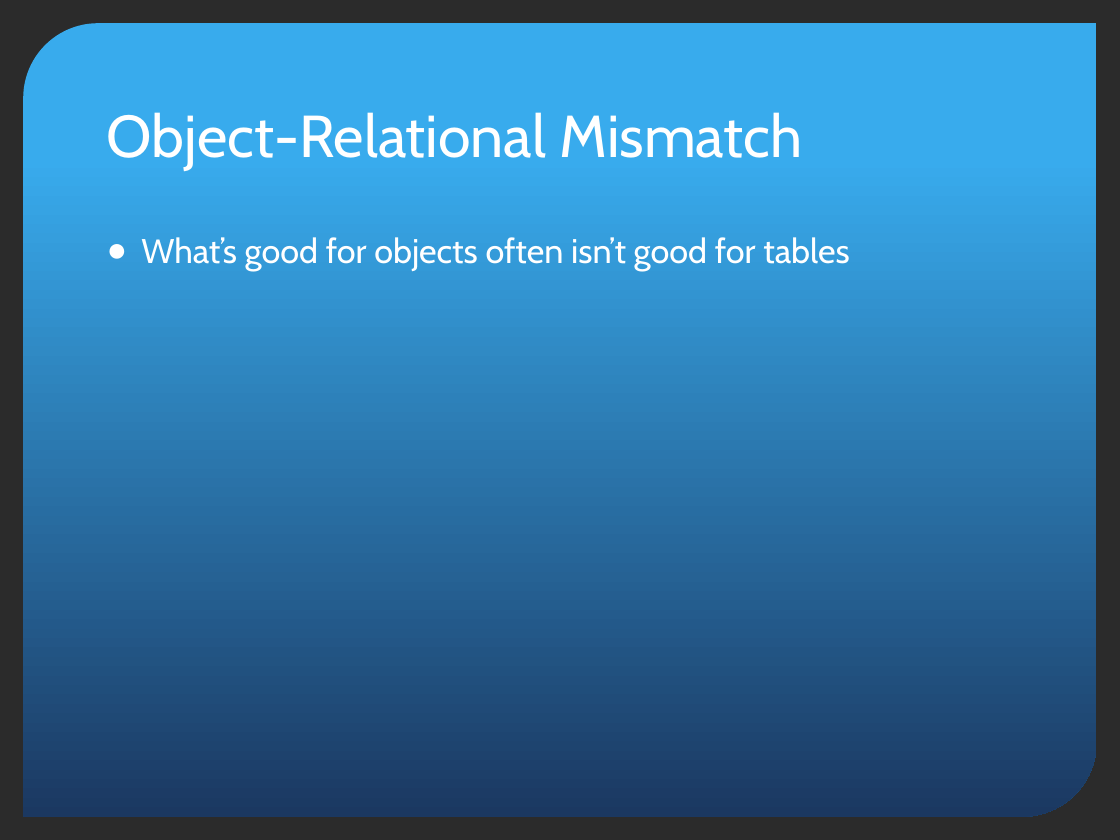
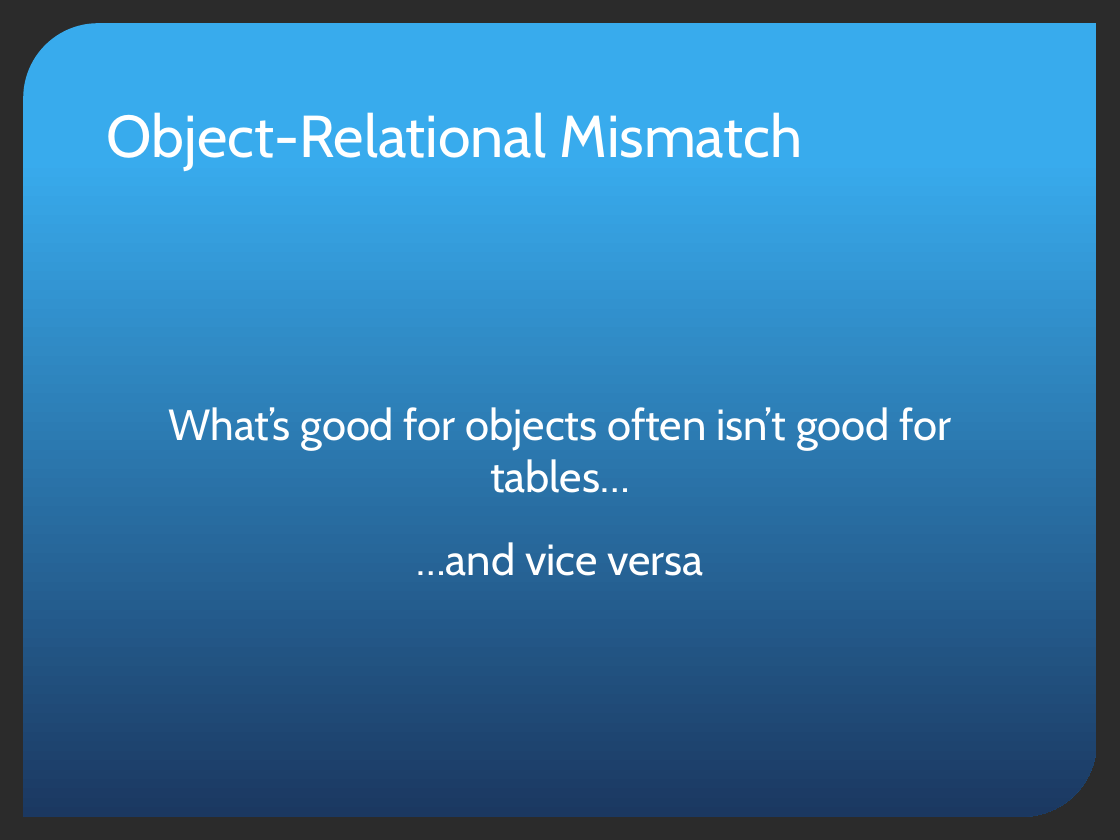
Before and after one commit to ekepes/Presentations, a slide deck: slide 2 of MicroORMs/MicroORMs - Keeping Your DBA Happy.pptx. Drawn at 1120x840 pixels with LibreOffice and Linux fonts; fonts in the diff are those of the drawing; background and template pictures are left out; a plain dark background stands for a picture behind light text. Boxes give left, top, right and bottom in pixels: in the first picture for what was removed or moved away, otherwise in the second. Text is boxed around its words. In the diff, an @@ line names an element or a change of style, - is before the commit and + after.

```diff
--- a/MicroORMs/MicroORMs - Keeping Your DBA Happy.pptx
+++ b/MicroORMs/MicroORMs - Keeping Your DBA Happy.pptx
@@ text at [169,407,952,576]: text changed; size 22 to 28 pt @@
-● What’s good for objects often isn’t good for tables
+What’s good for objects often isn’t good for tables…
+…and vice versa
```
Also in this commit, not shown: 11 slides added, 1 other file.
